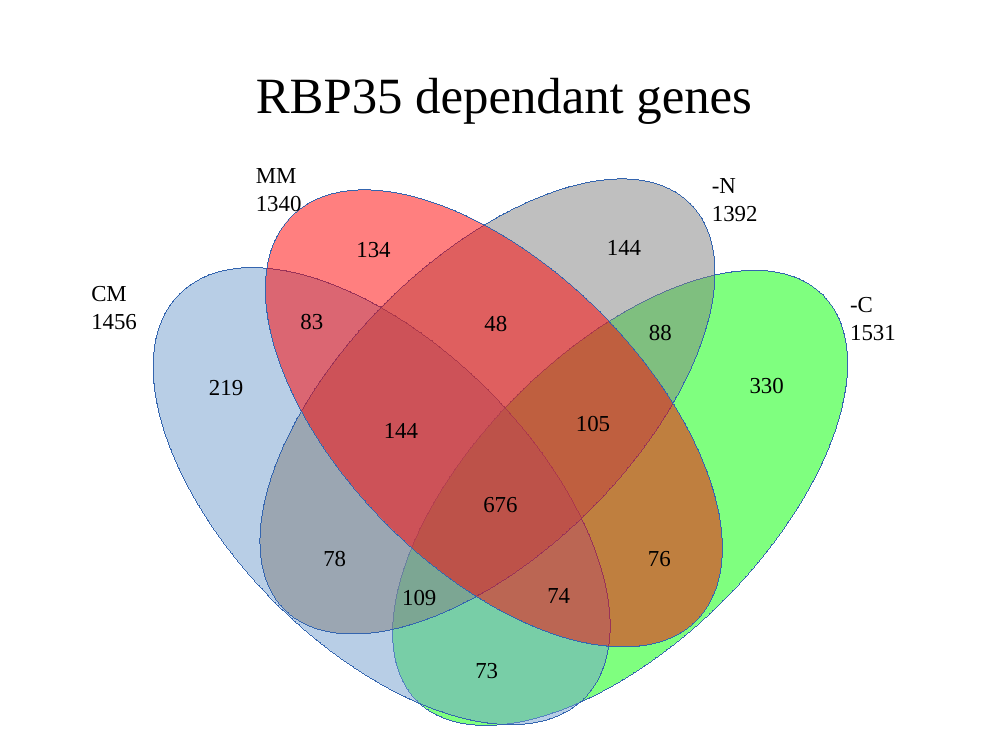
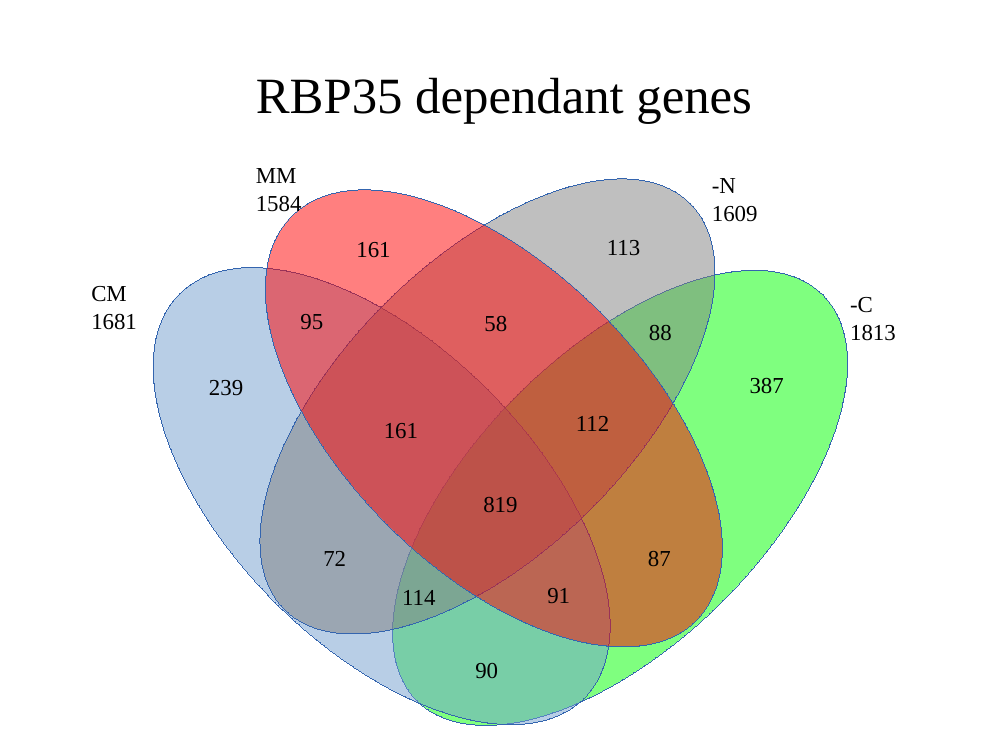
Before and after one commit to wilkinsonlab/m-oryzae-polya, a slide deck: slide 45 of doc/version_21/oryzae_presentation.odp. Drawn at 1008x756 pixels with LibreOffice and Linux fonts; fonts in the diff are those of the drawing. Boxes give left, top, right and bottom in pixels: in the first picture for what was removed or moved away, otherwise in the second. Text is boxed around its words. In the diff, an @@ line names an element or a change of style, - is before the commit and + after.

```diff
--- a/doc/version_21/oryzae_presentation.odp
+++ b/doc/version_21/oryzae_presentation.odp
@@ text at (x1=256, y1=195, x2=302, y2=216): text changed @@
-1340
+1584
@@ text at (x1=712, y1=205, x2=758, y2=222): text changed @@
-1392
+1609
@@ text at (x1=356, y1=242, x2=390, y2=258): text changed @@
-134
+161
@@ text at (x1=607, y1=240, x2=640, y2=255): text changed @@
-144
+113
@@ text at (x1=91, y1=313, x2=137, y2=330): text changed @@
-1456
+1681
@@ text at (x1=300, y1=314, x2=323, y2=330): text changed @@
-83
+95
@@ text at (x1=484, y1=315, x2=507, y2=332): text changed @@
-48
+58
@@ text at (x1=850, y1=324, x2=896, y2=341): text changed @@
-1531
+1813
@@ text at (x1=209, y1=380, x2=243, y2=396): text changed @@
-219
+239
@@ text at (x1=750, y1=377, x2=784, y2=394): text changed @@
-330
+387
@@ text at (x1=576, y1=416, x2=609, y2=431): text changed @@
-105
+112
@@ text at (x1=384, y1=423, x2=418, y2=438): text changed @@
-144
+161
@@ text at (x1=483, y1=497, x2=517, y2=512): text changed @@
-676
+819
@@ text at (x1=323, y1=551, x2=346, y2=566): text changed @@
-78
+72
@@ text at (x1=648, y1=551, x2=671, y2=566): text changed @@
-76
+87
@@ text at (x1=402, y1=590, x2=435, y2=605): text changed @@
-109
+114
@@ text at (x1=547, y1=588, x2=570, y2=603): text changed @@
-74
+91
@@ text at (x1=475, y1=663, x2=498, y2=679): text changed @@
-73
+90
```
Also in this commit, not shown: 5 other slides changed, 1 other file.
